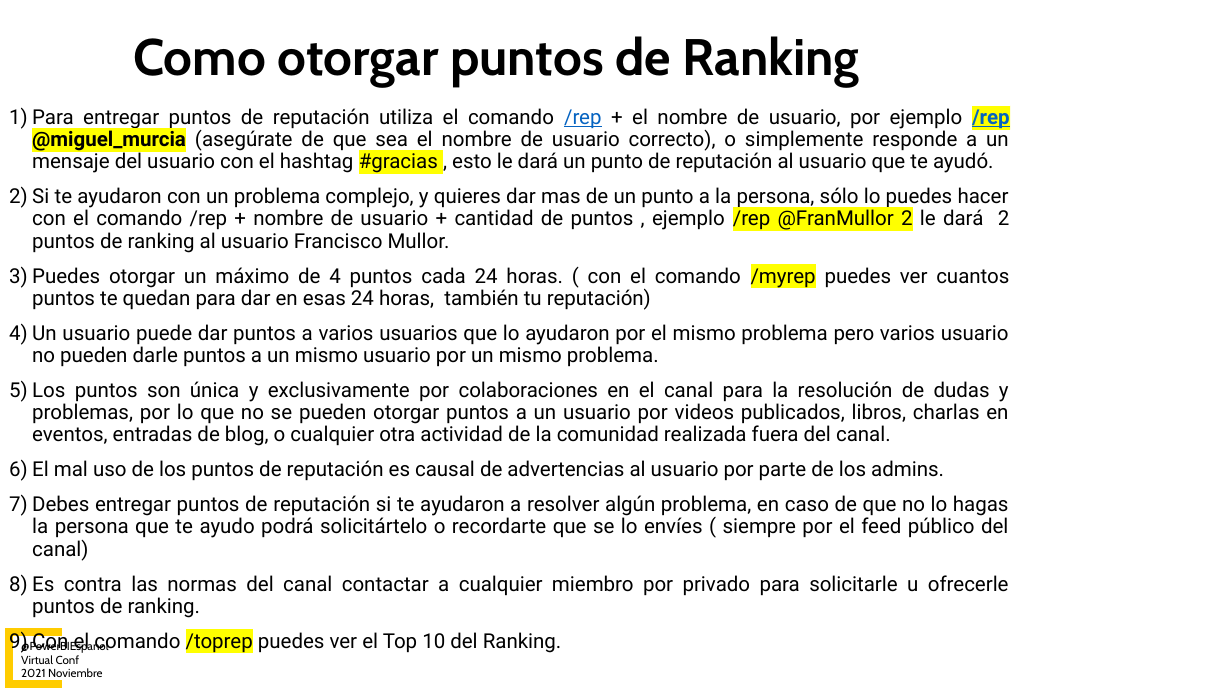
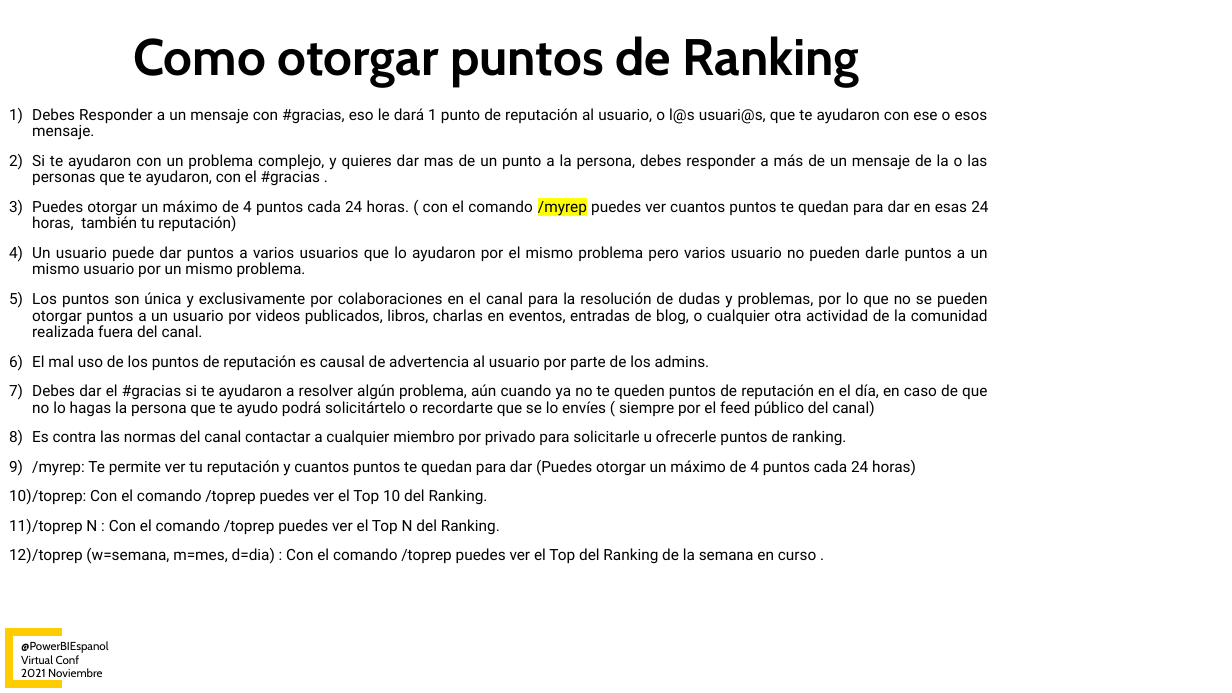
Before and after one commit to PowerBIEspanol/Documentos, a slide deck: slide 3 of PowerBIEspanol Rankings.pptx. Drawn at 1232x693 pixels with LibreOffice and Linux fonts; fonts in the diff are those of the drawing; background and template pictures are left out. Boxes give left, top, right and bottom in pixels: in the first picture for what was removed or moved away, otherwise in the second. Text is boxed around its words. In the diff, an @@ line names an element or a change of style, - is before the commit and + after.

```diff
--- a/PowerBIEspanol Rankings.pptx
+++ b/PowerBIEspanol Rankings.pptx
@@ text at (32, 108, 988, 186): text changed; size 16 to 12 pt @@
-1) Para entregar puntos de reputación utiliza el comando /rep + el nombre de usuario, por ejemplo /rep @miguel_murcia (asegúrate de que sea el nombre de usuario correcto), o simplemente responde a un mensaje del usuario con el hashtag #gracias , esto le dará un punto de reputación al usuario que te ayudó.
-2) Si te ayudaron con un problema complejo, y quieres dar mas de un punto a la persona, sólo lo puedes hacer con el comando /rep + nombre de usuario + cantidad de puntos , ejemplo /rep @FranMullor 2 le dará 2 puntos de ranking al usuario Francisco Mullor.
+1) Debes Responder a un mensaje con #gracias, eso le dará 1 punto de reputación al usuario, o l@s usuari@s, que te ayudaron con ese o esos mensaje.
+2) Si te ayudaron con un problema complejo, y quieres dar mas de un punto a la persona, debes responder a más de un mensaje de la o las personas que te ayudaron, con el #gracias .
@@ text at (32, 200, 988, 445): size 16 to 12 pt in "Puedes otorgar un máximo de 4 puntos ...", "Un usuario puede dar puntos a varios ...", "Los puntos son única y exclusivamente por ...", "Es contra las normas del canal contactar ..." @@
@@ text at (32, 355, 987, 417): text changed; size 16 to 12 pt @@
-6) El mal uso de los puntos de reputación es causal de advertencias al usuario por parte de los admins.
-7) Debes entregar puntos de reputación si te ayudaron a resolver algún problema, en caso de que no lo hagas la persona que te ayudo podrá solicitártelo o recordarte que se lo envíes ( siempre por el feed público del canal)
+6) El mal uso de los puntos de reputación es causal de advertencia al usuario por parte de los admins.
+7) Debes dar el #gracias si te ayudaron a resolver algún problema, aún cuando ya no te queden puntos de reputación en el día, en caso de que no lo hagas la persona que te ayudo podrá solicitártelo o recordarte que se lo envíes ( siempre por el feed público del canal)
@@ text at (9, 460, 916, 564): text changed; size 16 to 12 pt @@
-9) Con el comando /toprep puedes ver el Top 10 del Ranking.
+9) /myrep: Te permite ver tu reputación y cuantos puntos te quedan para dar (Puedes otorgar un máximo de 4 puntos cada 24 horas)
+10) /toprep: Con el comando /toprep puedes ver el Top 10 del Ranking.
+11) /toprep N : Con el comando /toprep puedes ver el Top N del Ranking.
+12) /toprep (w=semana, m=mes, d=dia) : Con el comando /toprep puedes ver el Top del Ranking de la semana en curso .
```
Also in this commit, not shown: 3 other slides changed, 1 other file.
